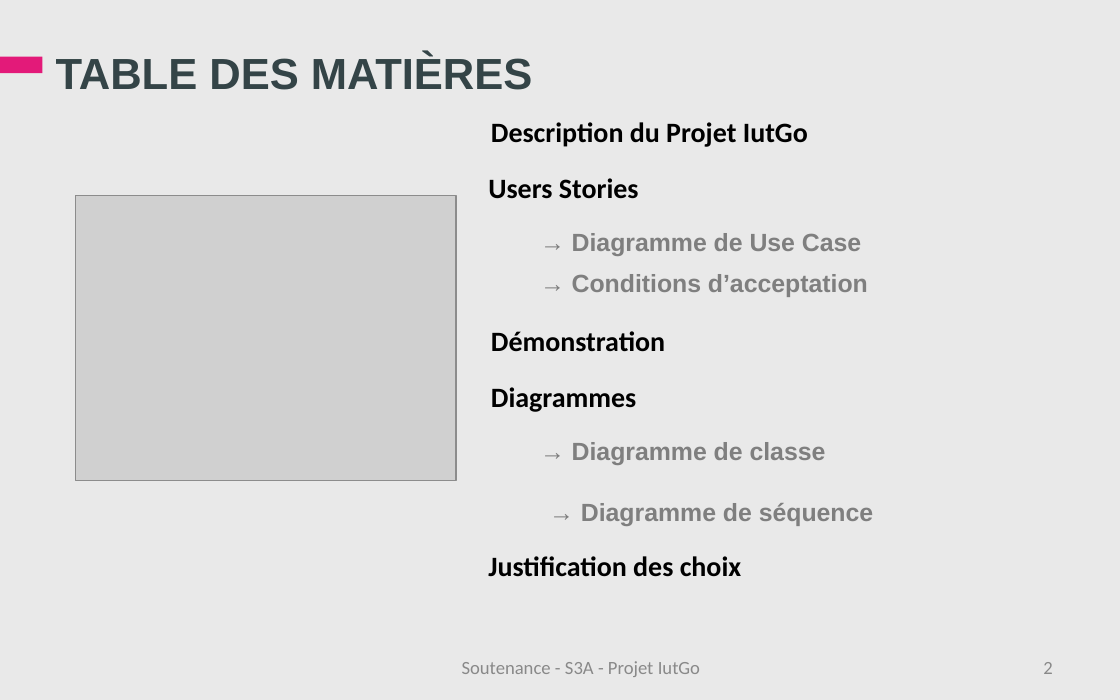
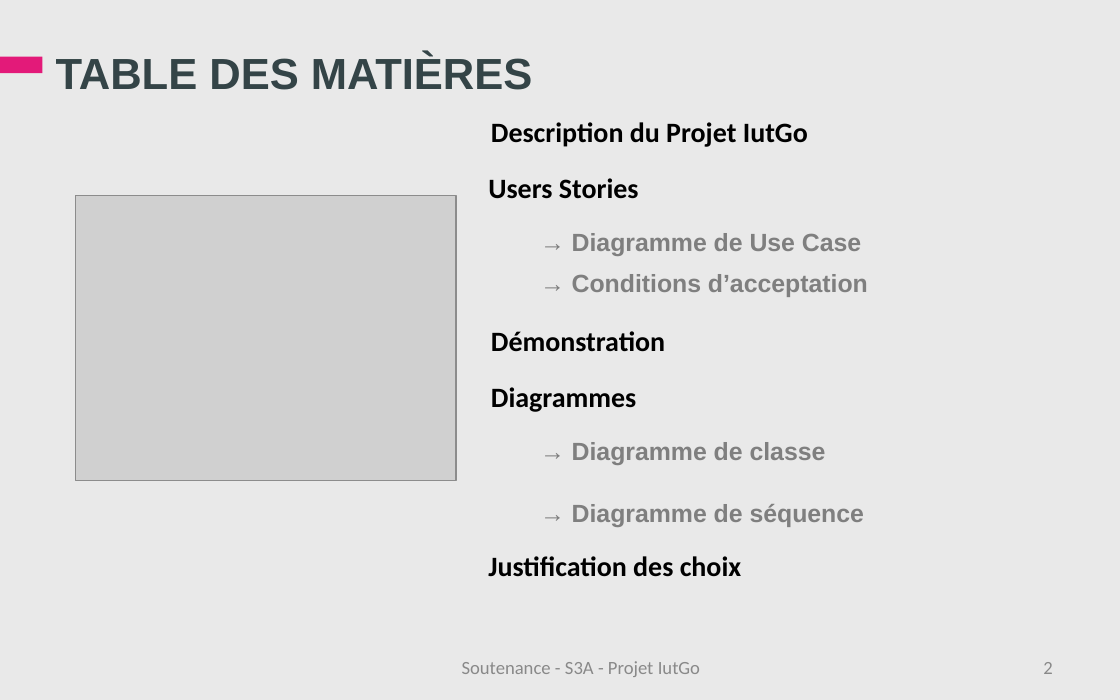
Before and after one commit to iuts3a/IUTGo, a slide deck: slide 2 of Soutenance/Soutenance-IutGo.ppt. Drawn at 1120x700 pixels with LibreOffice and Linux fonts; fonts in the diff are those of the drawing; grey boxes stand for pictures; background and template pictures are left out. Boxes give left, top, right and bottom in pixels: in the first picture for what was removed or moved away, otherwise in the second. Text is boxed around its words. In the diff, an @@ line names an element or a change of style, - is before the commit and + after.

Commit message:
Correction alignement

```diff
--- a/Soutenance/Soutenance-IutGo.ppt
+++ b/Soutenance/Soutenance-IutGo.ppt
@@ text "→ Diagramme de séquence": place and size @@
-text "→ Diagramme de séquence" at <box>581,503,873,526</box>
+text "→ Diagramme de séquence" at <box>572,504,864,527</box>
```
